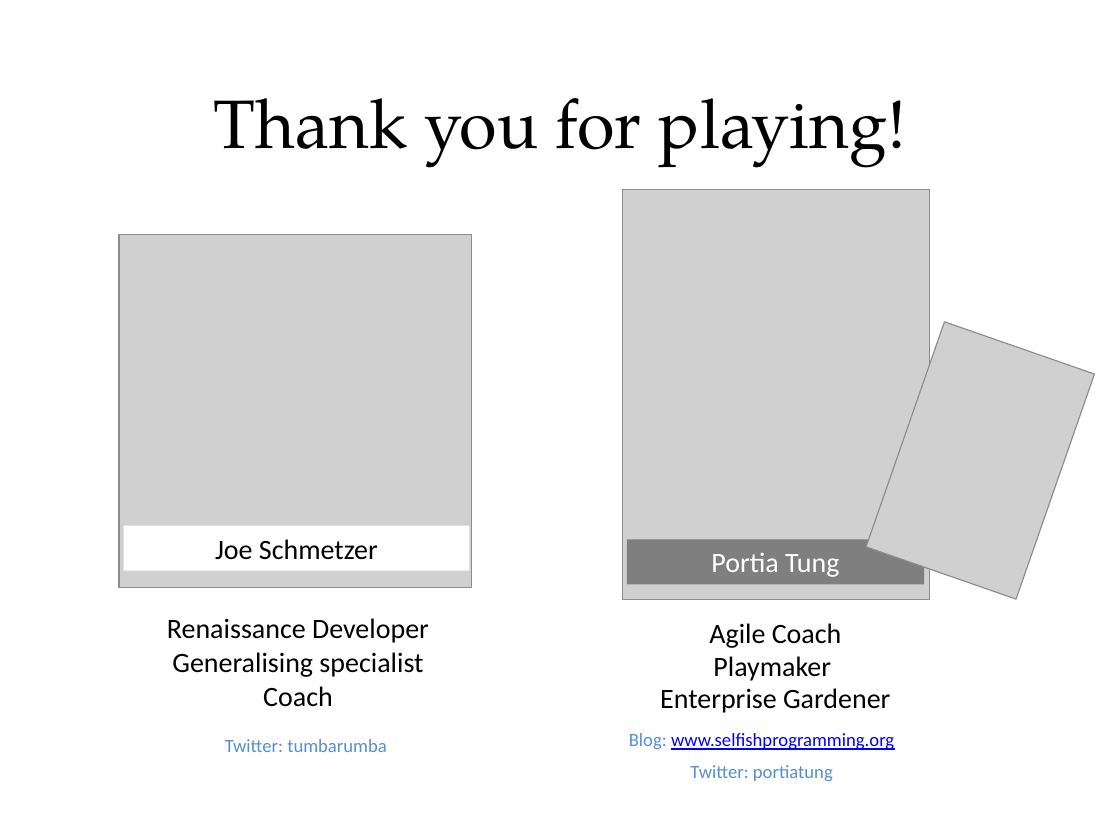
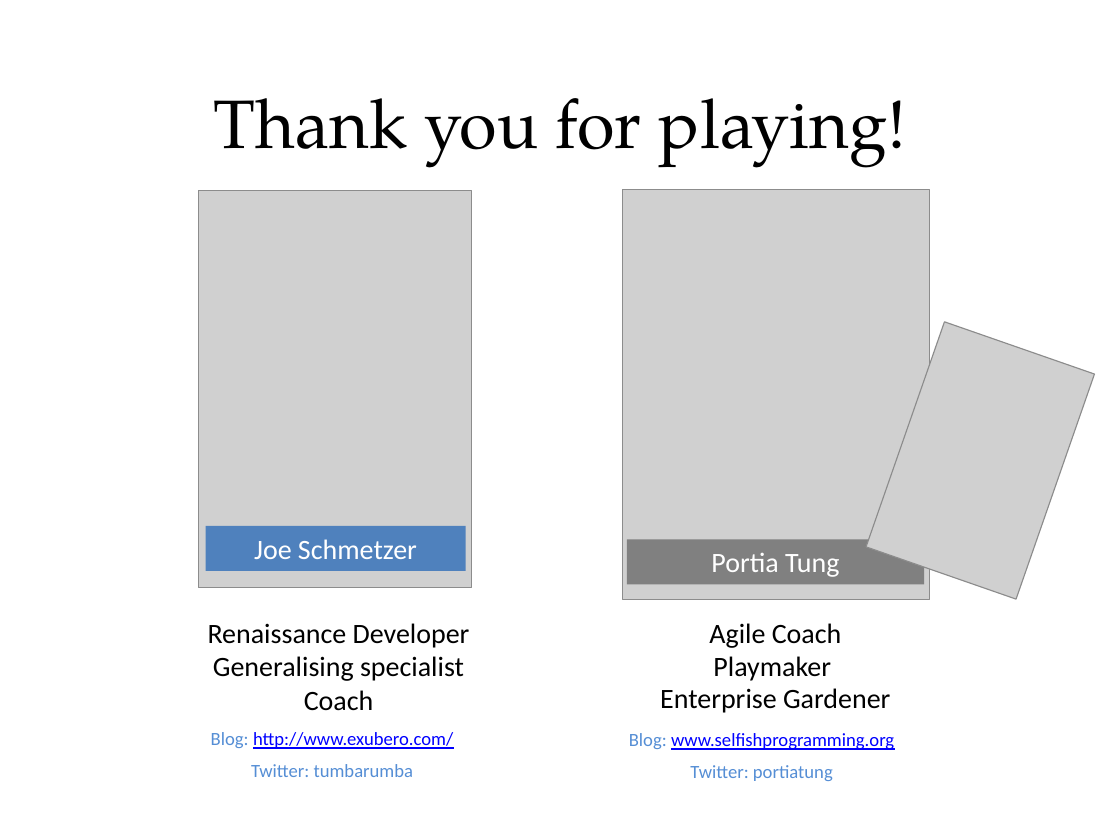
Before and after one commit to tumbarumba/effective-communication, a slide deck: slide 21 of The Fellowship of the Ring.pptx (slide 18 before the commit). Drawn at 1120x840 pixels with LibreOffice and Linux fonts; fonts in the diff are those of the drawing; grey boxes stand for pictures. Boxes give left, top, right and bottom in pixels: in the first picture for what was removed or moved away, otherwise in the second. Text is boxed around its words. In the diff, an @@ line names an element or a change of style, - is before the commit and + after.

```diff
--- a/The Fellowship of the Ring.pptx
+++ b/The Fellowship of the Ring.pptx
@@ picture: place and size @@
-picture at (119, 235, 472, 588)
+picture at (198, 190, 472, 587)
@@ rectangle "Joe Schmetzer": place and size @@
-rectangle "Joe Schmetzer" at (123, 525, 469, 570)
+rectangle "Joe Schmetzer" at (206, 525, 466, 570)
@@ rectangle "Joe Schmetzer" at (206, 525, 466, 570): text colour #000000 to #FFFFFF; fill #FFFFFF to #4F81BD @@
@@ text "Renaissance Developer Generalising specialist Coach": place and size @@
-text "Renaissance Developer Generalising specialist Coach" at (167, 618, 429, 707)
+text "Renaissance Developer Generalising specialist Coach" at (208, 623, 470, 711)
@@ text "Blog: http://www.exubero.com/": place and size @@
-text "Blog: http://www.exubero.com/" at (225, 739, 387, 752)
+text "Blog: http://www.exubero.com/" at (211, 732, 453, 777)
@@ text at (211, 732, 453, 749): paragraph added @@
+Blog: http://www.exubero.com/
```
Also in this commit, not shown: 8 other slides changed, 7 slides added.
